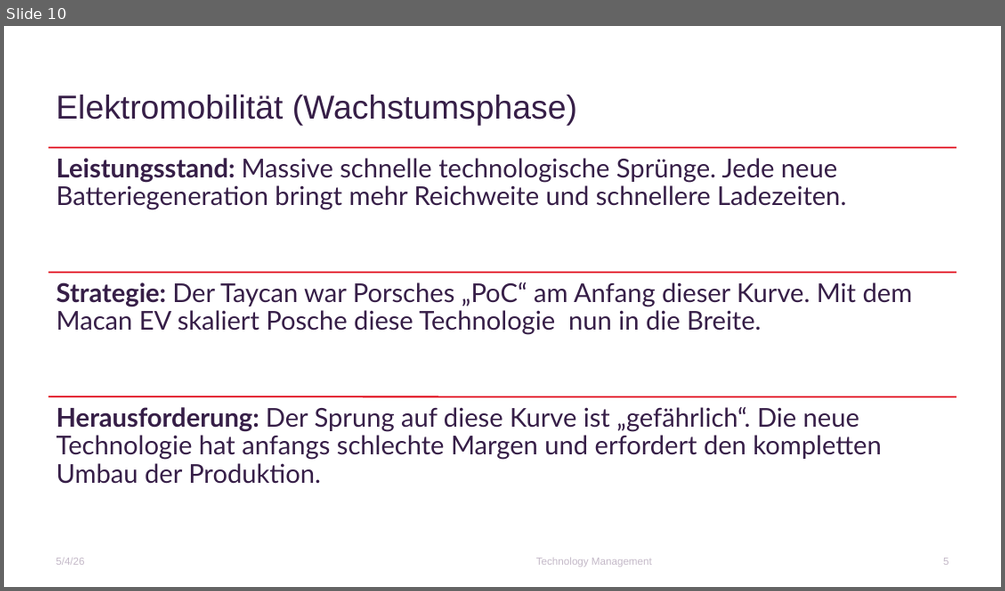
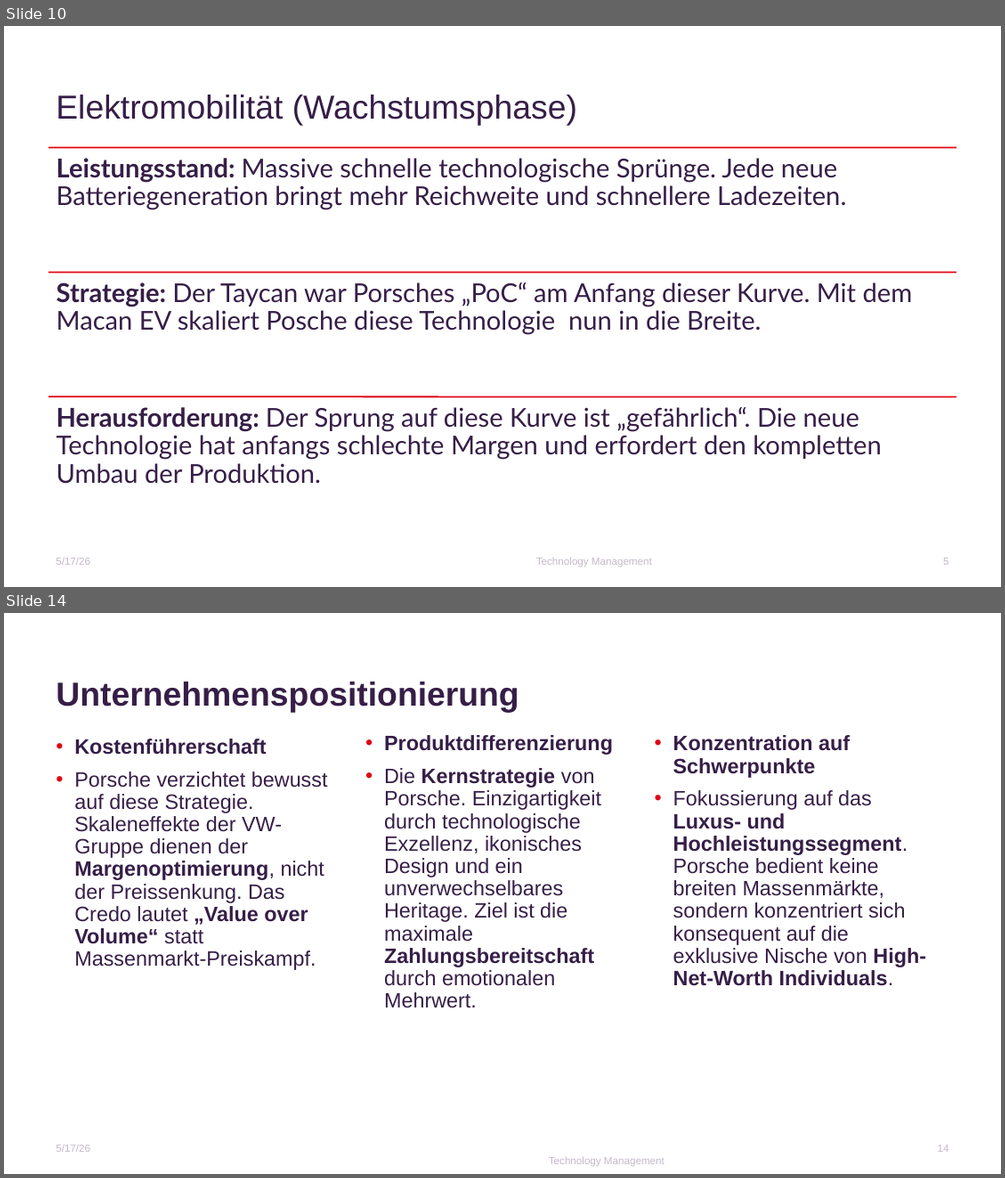
Before and after one commit to Erickk0/Master, a slide deck: 1. Semester/Technology Management/Praktikum/PorscheTechManagement1.pptx. Shown one above the other, each under a label of ours: slide 10 before the commit, slides 10 and 14 after it; the slides between them are not shown. The pictures are 1005x591 and 1005x1178 pixels, drawn with LibreOffice and Linux fonts; fonts in the diff are those of the drawing; background and template pictures are left out. Boxes give left, top, right and bottom in pixels: in the first picture for what was removed or moved away, otherwise in the second. Text is boxed around its words. In the diff, an @@ line names an element or a change of style, - is before the commit and + after.

```diff
--- a/1. Semester/Technology Management/Praktikum/PorscheTechManagement1.pptx
+++ b/1. Semester/Technology Management/Praktikum/PorscheTechManagement1.pptx
@@ slide 14 added at (4, 613, 1001, 1174), background #FFFFFF @@
@@ title added at (56, 682, 518, 712), 32 pt, text #361E47, bold @@
+Unternehmenspositionierung
@@ text added at (74, 738, 328, 970), 20 pt, text #361E47 @@
+• Kostenführerschaft
+• Porsche verzichtet bewusst auf diese Strategie. Skaleneffekte der VW-Gruppe dienen der Margenoptimierung, nicht der Preissenkung. Das Credo lautet „Value over Volume“ statt Massenmarkt-Preiskampf.
@@ text added at (384, 735, 613, 1008), 20 pt, text #361E47 @@
+• Produktdifferenzierung
+• Die Kernstrategie von Porsche. Einzigartigkeit durch technologische Exzellenz, ikonisches Design und ein unverwechselbares Heritage. Ziel ist die maximale Zahlungsbereitschaft durch emotionalen Mehrwert.
@@ text added at (673, 735, 926, 986), 20 pt, text #361E47 @@
+• Konzentration auf Schwerpunkte
+• Fokussierung auf das Luxus- und Hochleistungssegment. Porsche bedient keine breiten Massenmärkte, sondern konzentriert sich konsequent auf die exklusive Nische von High-Net-Worth Individuals.
@@ text added at (56, 1144, 90, 1151), 10 pt, text #C4B9C8 @@
+5/17/26
@@ page number added at (938, 1144, 949, 1151), 10 pt, text #C4B9C8 @@
+14
@@ text added at (549, 1157, 664, 1166), 10 pt, text #C4B9C8 @@
+Technology Management
@@ slide 10 changed as well @@
@@ text at (56, 557, 90, 564): text changed @@
-5/4/26
+5/17/26
```
Also in this commit, not shown: 10 other slides changed, 4 other slides added, 21 other files.
